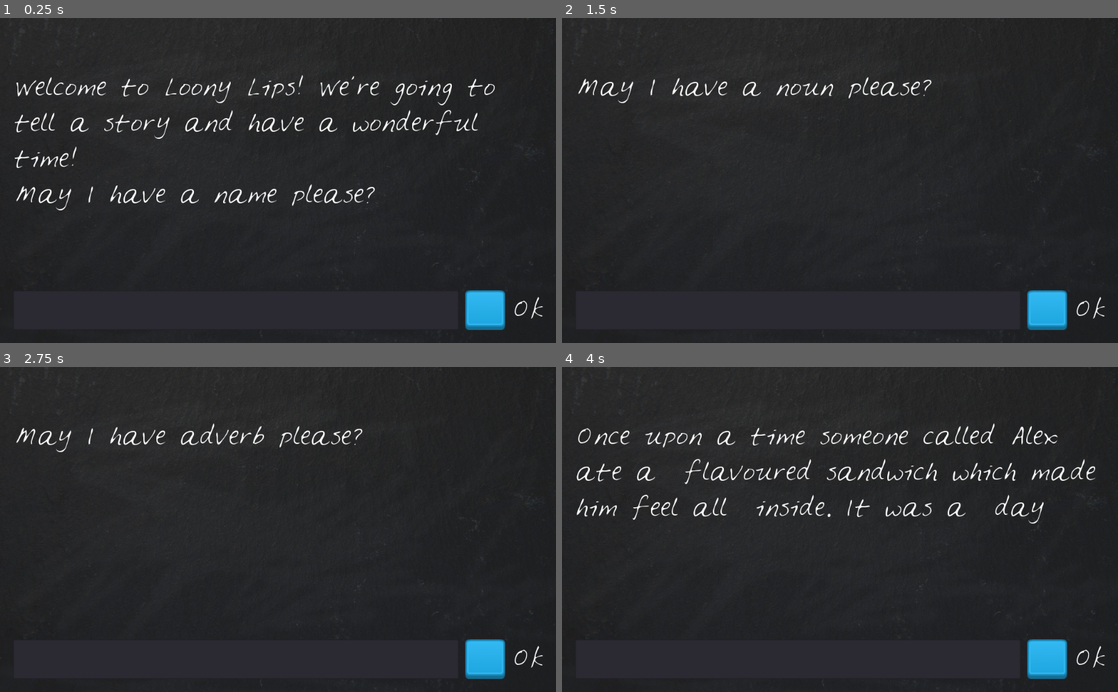
Above: before the commit, frames 1-4 (two rows, left to right).
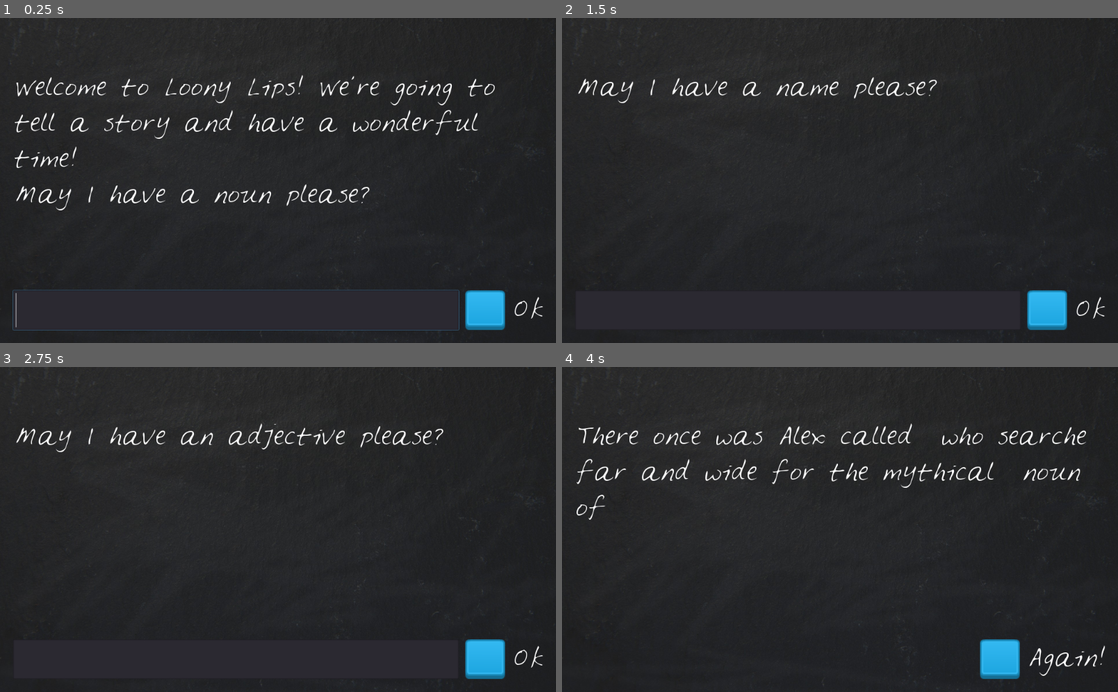
Above: after the commit, the same moments.

Repository: KoshiroKun/udemy-godot-course
Game: Godot game, scene res://LoonyLips.tscn
Two runs of this game, one before a commit and one after it. Both use one fixed random seed, a clock stepped at 60 frames per second and the inputs below.
Inputs (mouse positions are in pixels of both pictures, inside the frame that each line leads up to):
- Up to frame 1 (0.25 s): no input
- Up to frame 2 (1.5 s): click (795, 310) at 0.52 s; type "Alex" at 0.6 s; click (1045, 310) at 1.25 s
- Up to frame 3 (2.75 s): click (483, 659) at 2 s
- Up to frame 4 (4 s): click (1045, 659) at 2.75 s; tap Enter at 3.5 s

The runs differ from the first frame. In frame 1, 1.1% of the frame differs, in the area x 2-83%, y 51-97%; in frame 2, 0.6%; in frame 3, 0.8%; in frame 4, 6.4%, in the area x 2-98%, y 17-97%.

Commit message:
loony-lips finished

Diff:
--- a/Loony_Lips/LoonyLips.gd
+++ b/Loony_Lips/LoonyLips.gd
@@ -1,22 +1,48 @@
 extends Control
 
 var player_words = []
-var prompts = ['a name', 'a noun', 'adverb', 'adjective']
-var story = 'Once upon a time someone called %s ate a %s flavoured sandwich which made him feel all %s inside. It was a %s day'
+var current_story = {}
 
 onready var DisplayText = $VBoxContainer/DisplayText
 onready var PlayerText = $VBoxContainer/HBoxContainer/PlayerText
+onready var AcceptLabel = $VBoxContainer/HBoxContainer/AcceptLabel
 
 func _ready():
 	DisplayText.text = "Welcome to Loony Lips! We're going to tell a story and have a wonderful time!\n"
+	set_current_story()
 	check_player_words_length()
+	PlayerText.grab_focus()
+
+func set_current_story():
+	randomize()
+
+	# Option JSON
+	var stories = get_from_json("Storybook.json")
+	current_story = stories[randi() % stories.size()]
+
+	# Option Object
+	# var stories = $Storybook.get_child_count()
+	# var selected_story = randi() % stories
+	# current_story.prompts = $Storybook.get_child(selected_story).prompts
+	# current_story.story = $Storybook.get_child(selected_story).story
+
+func get_from_json(filename):
+	var file = File.new()
+	file.open(filename, File.READ)
+	var text = file.get_as_text()
+	var data = parse_json(text)
+	file.close()
+	return data
 
 # SIGNALS
 func _on_PlayerText_text_entered(new_text):
 	add_to_player_words()
 
 func _on_AcceptButton_pressed():
-	add_to_player_words()
+	if is_story_done():
+		get_tree().reload_current_scene()
+	else:
+		add_to_player_words()
 # END SIGNALS
 
 func add_to_player_words():
@@ -26,16 +52,21 @@
 	check_player_words_length()
 
 func is_story_done():
-	return player_words.size() == prompts.size()
+	return player_words.size() == current_story.prompts.size()
 
 func check_player_words_length():
 	if is_story_done():
-		tell_story()
+		end_game()
 	else:
 		prompt_player()
 
 func tell_story():
-	DisplayText.text = story % player_words
+	DisplayText.text = current_story.story % player_words
 
 func prompt_player():
-	DisplayText.text += 'May I have ' + prompts[player_words.size()] + ' please?'
+	DisplayText.text += 'May I have ' + current_story.prompts[player_words.size()] + ' please?'
+
+func end_game():
+	PlayerText.queue_free()
+	AcceptLabel.text = "Again!"
+	tell_story()
--- a/Loony_Lips/LoonyLips.tscn
+++ b/Loony_Lips/LoonyLips.tscn
@@ -1,10 +1,11 @@
-[gd_scene load_steps=9 format=2]
+[gd_scene load_steps=10 format=2]
 
 [ext_resource path="res://LoonyLips.gd" type="Script" id=1]
 [ext_resource path="res://gfx/blackboard.jpg" type="Texture" id=2]
 [ext_resource path="res://gfx/Feltpen.ttf" type="DynamicFontData" id=3]
 [ext_resource path="res://gfx/blue_button11.png" type="Texture" id=4]
 [ext_resource path="res://gfx/blue_button12.png" type="Texture" id=5]
+[ext_resource path="res://Story.gd" type="Script" id=6]
 
 [sub_resource type="DynamicFont" id=1]
 size = 40
@@ -58,6 +59,7 @@
 margin_right = 976.0
 margin_bottom = 552.0
 custom_constants/separation = 12
+alignment = 2
 
 [node name="PlayerText" type="LineEdit" parent="VBoxContainer/HBoxContainer"]
 margin_right = 821.0
@@ -84,5 +86,17 @@
 margin_bottom = 68.0
 custom_fonts/font = SubResource( 3 )
 text = "Ok"
+
+[node name="Storybook" type="Node" parent="."]
+
+[node name="Story0" type="Node" parent="Storybook"]
+script = ExtResource( 6 )
+prompts = PoolStringArray( "a name", "a noun", "adverb", "adjective" )
+story = "Once upon a time someone called %s ate a %s flavoured sandwich which made him feel all %s inside. It was a %s day"
+
+[node name="Story1" type="Node" parent="Storybook"]
+script = ExtResource( 6 )
+prompts = PoolStringArray( "a noun", "a name", "an adjective", "another name" )
+story = "There once was %s called %s who searche far and wide for the mythical %s noun of %s"
 [connection signal="text_entered" from="VBoxContainer/HBoxContainer/PlayerText" to="." method="_on_PlayerText_text_entered"]
 [connection signal="pressed" from="VBoxContainer/HBoxContainer/AcceptButton" to="." method="_on_AcceptButton_pressed"]
--- /dev/null
+++ b/Loony_Lips/Story.gd
@@ -0,0 +1,4 @@
+extends Node
+
+export var prompts : PoolStringArray
+export var story : String
--- /dev/null
+++ b/Loony_Lips/Storybook.json
@@ -0,0 +1,10 @@
+[
+  {
+    "prompts": ["a name", "a noun", "adverb", "adjective"],
+    "story": "Once upon a time someone called %s ate a %s flavoured sandwich which made him feel all %s inside. It was a %s day"
+  },
+  {
+    "prompts": ["a noun", "a name", "an adjective", "another name"],
+    "story": "There once was %s called %s who searche far and wide for the mythical %s noun of %s"
+  }
+]
Not shown, changed: README.md
